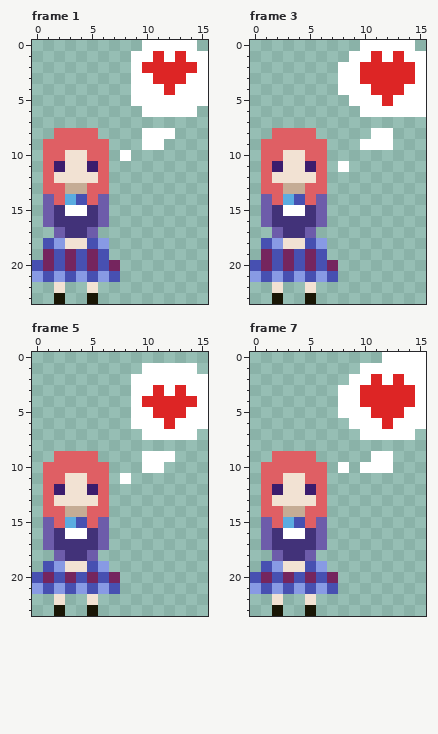
Two versions of one animated GIF sprite, maki-heart.gif. The picture above is the old version.
The file is 32x48 pixels, drawn in blocks of 2x2; one block is one cell here. Colours within 5 levels of each other are drawn and written as one. Shown: frame 1, frame 3, frame 5, frame 7. The commit also changed other frames, which this record leaves out.
The result:
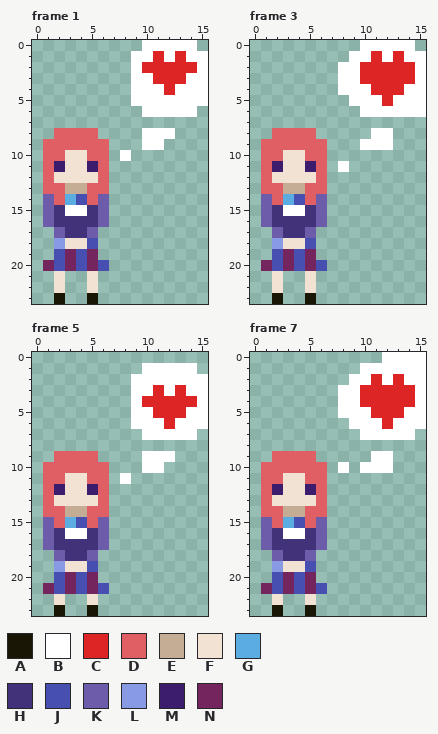
Palette (. is transparent): A #191605  B #ffffff  C #dd2525  D #df5f64  E #c5ac95  F #f2e2d3  G #5bace0  H #423279  J #4750b1  K #6d5caa  L #889ae4  M #3b1c6d  N #75255e
Changes in this commit:
--- frame 1
@@ x 0..9 @@
 17 ..KHHK....
-18 .JLFFJL...
-19 .NJNJNJ...
-20 JNJNJNJN..
-21 LJLJLJLJ..
+18 ..LFFJ....
+19 ..JNJN....
+20 .NJNJNJ...
+21 ..F..F....
 22 ..F..F....
--- frame 3: the same change as frame 1
--- frame 5
@@ x 0..9 @@
 18 ..KHHK....
-19 .JLFFJL...
-20 JNJNJNJN..
-21 LJLJLJLJ..
+19 ..LFFJ....
+20 ..JNJN....
+21 .NJNJNJ...
 22 ..F..F....
--- frame 7: the same change as frame 5
